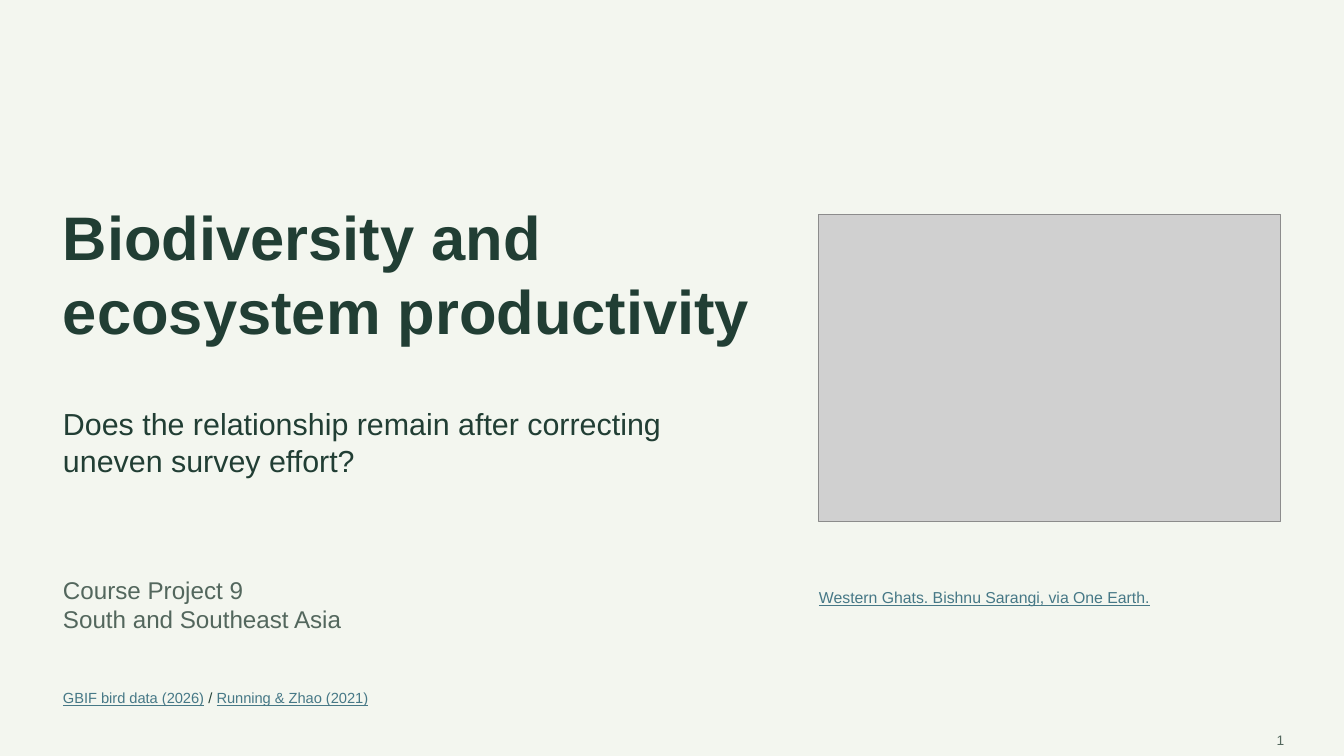
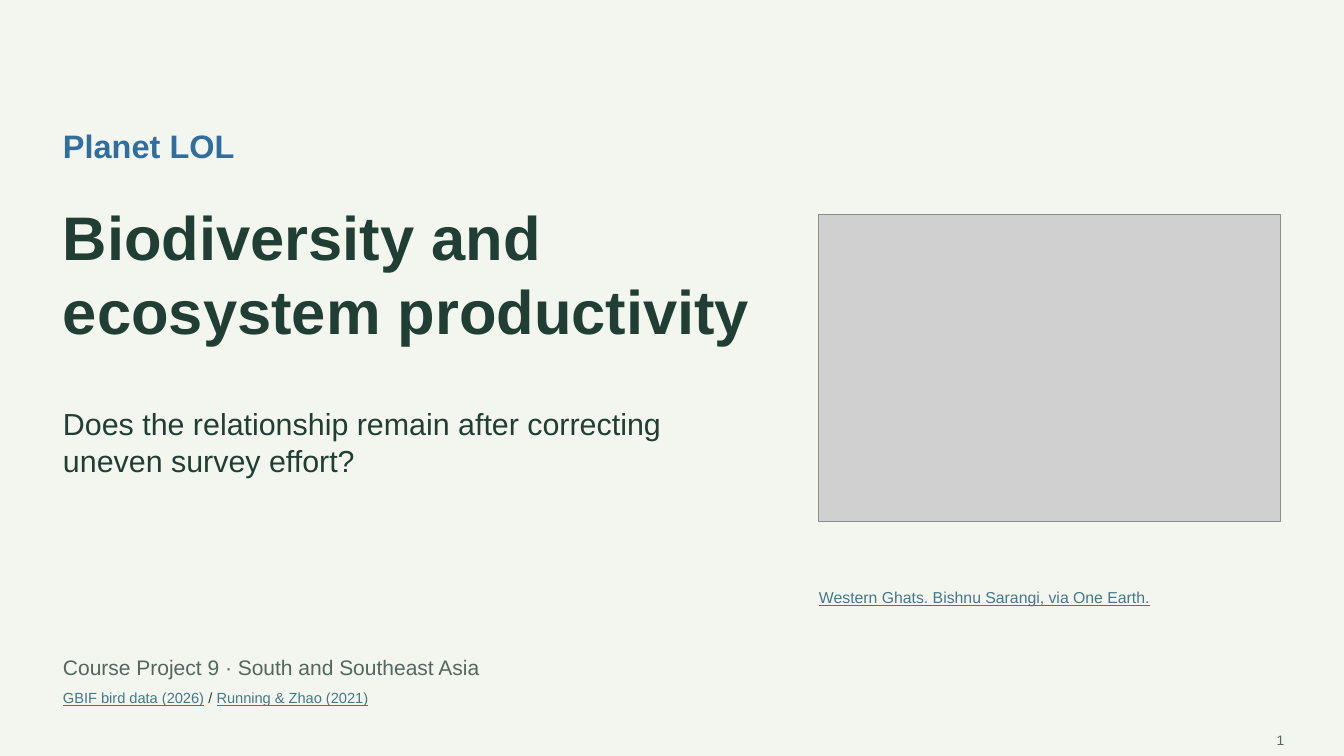
Before and after one commit to Devansh061105/Course-Project-EVST, a slide deck: slide 1 of presentation/final/Final_Evaluation_Biodiversity_Productivity.pptx. Drawn at 1344x756 pixels with LibreOffice and Linux fonts; fonts in the diff are those of the drawing; grey boxes stand for pictures. Boxes give left, top, right and bottom in pixels: in the first picture for what was removed or moved away, otherwise in the second. Text is boxed around its words. In the diff, an @@ line names an element or a change of style, - is before the commit and + after.

Commit message:
Add Planet LOL team name to final presentation

```diff
--- a/presentation/final/Final_Evaluation_Biodiversity_Productivity.pptx
+++ b/presentation/final/Final_Evaluation_Biodiversity_Productivity.pptx
@@ text added at (63,134,235,159), 23.2 pt, text #326E9C, bold @@
+Planet LOL
@@ text at (63,660,479,679): text changed; size 17.2 to 15 pt @@
-Course Project 9
-South and Southeast Asia
+Course Project 9 · South and Southeast Asia
```
Also in this commit, not shown: 5 other slides changed, 3 other files.
